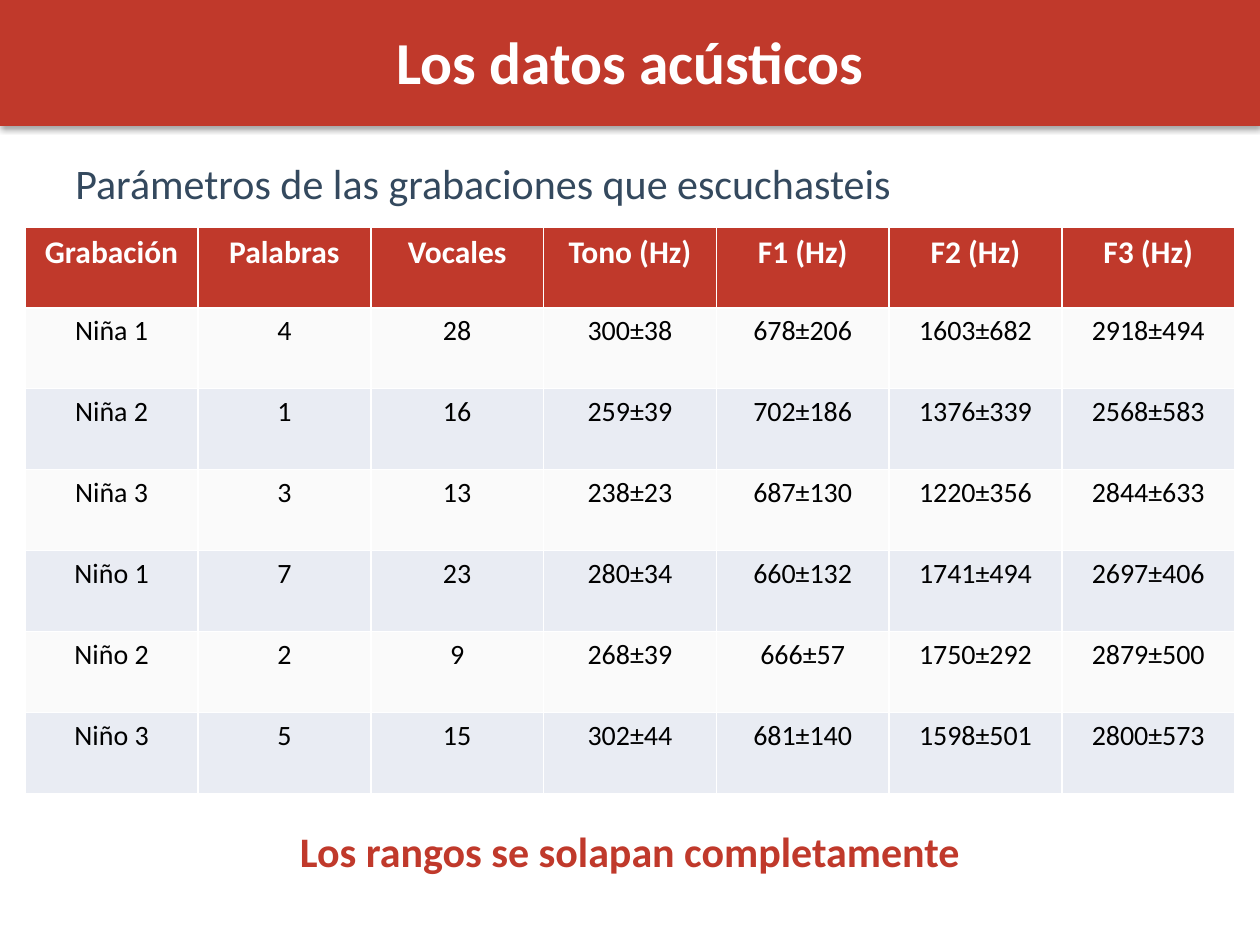
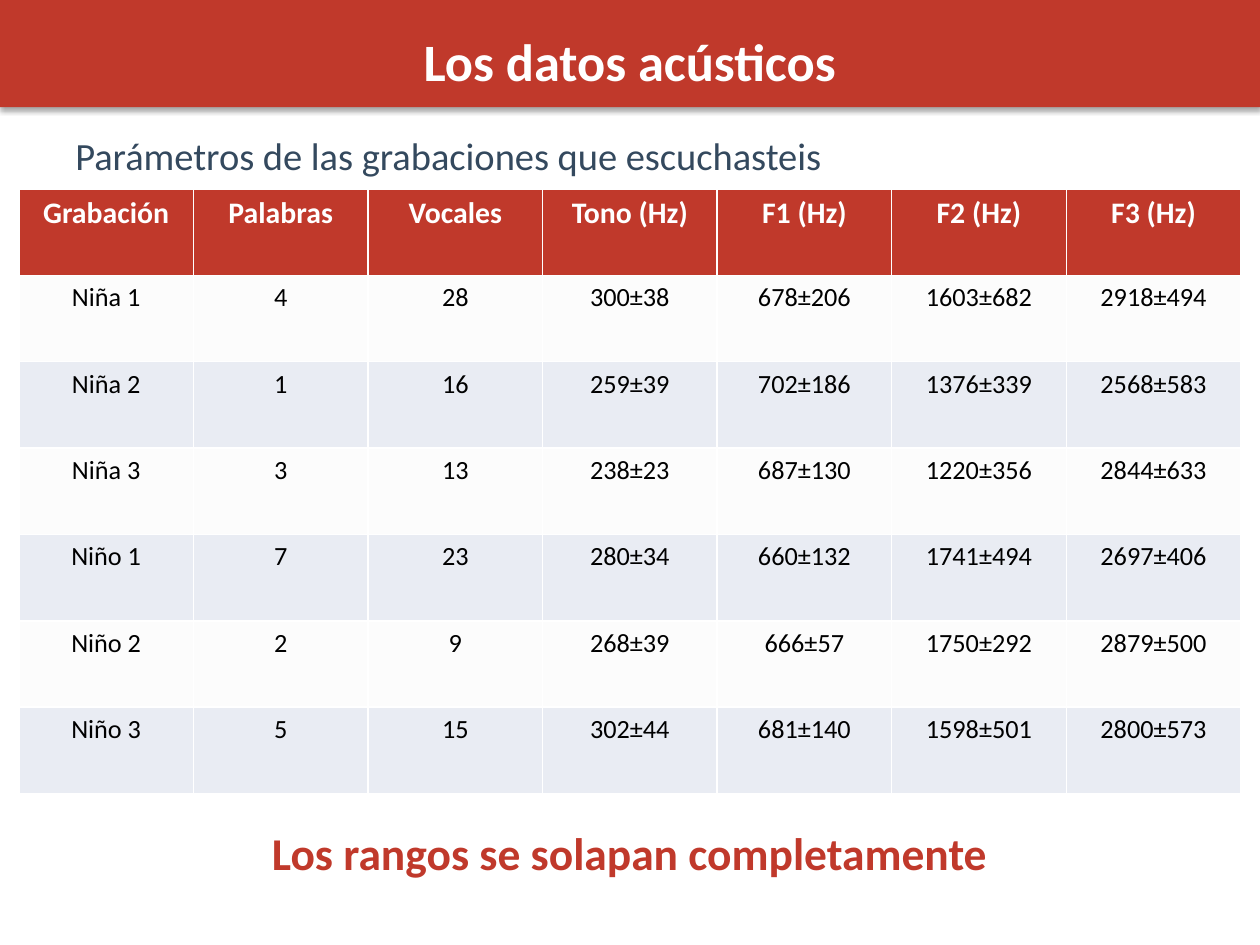
Before and after one commit to maquemmados/vozvozvoz, a slide deck: slide 6 of presentacion.pptx. Drawn at 1260x945 pixels with LibreOffice and Linux fonts; fonts in the diff are those of the drawing. Boxes give left, top, right and bottom in pixels: in the first picture for what was removed or moved away, otherwise in the second. Text is boxed around its words. In the diff, an @@ line names an element or a change of style, - is before the commit and + after.

```diff
--- a/presentacion.pptx
+++ b/presentacion.pptx
@@ rectangle: place and size @@
-rectangle at <box>0,0,1260,126</box>
+rectangle at <box>0,0,1260,107</box>
@@ text "Los datos acústicos" at <box>424,44,836,82</box>: size 34 to 30 pt @@
@@ text "Parámetros de las grabaciones que ...": place and size @@
-text "Parámetros de las grabaciones que ..." at <box>75,170,891,206</box>
+text "Parámetros de las grabaciones que ..." at <box>75,143,821,177</box>
@@ text "Parámetros de las grabaciones que ..." at <box>75,143,821,177</box>: size 24 to 22 pt @@
@@ table at <box>19,189,1245,794</box> @@
@@ fill #FAFAFA to #FCFCFC in 21 cells @@
@@ size 18 to 17 pt in "Grabación", "Palabras", "Vocales", "Tono (Hz)" and 3 more places @@
@@ size 16 to 15 pt in "Niña 1", "4", "28", "300±38" and 38 more places @@
@@ table: place and size @@
-table at <box>25,227,1234,794</box>
+table at <box>19,189,1245,794</box>
@@ text "Los rangos se solapan completamente" at <box>272,838,986,878</box>: size 24 to 26 pt @@
```
Also in this commit, not shown: 19 other slides changed, 1 other file.
